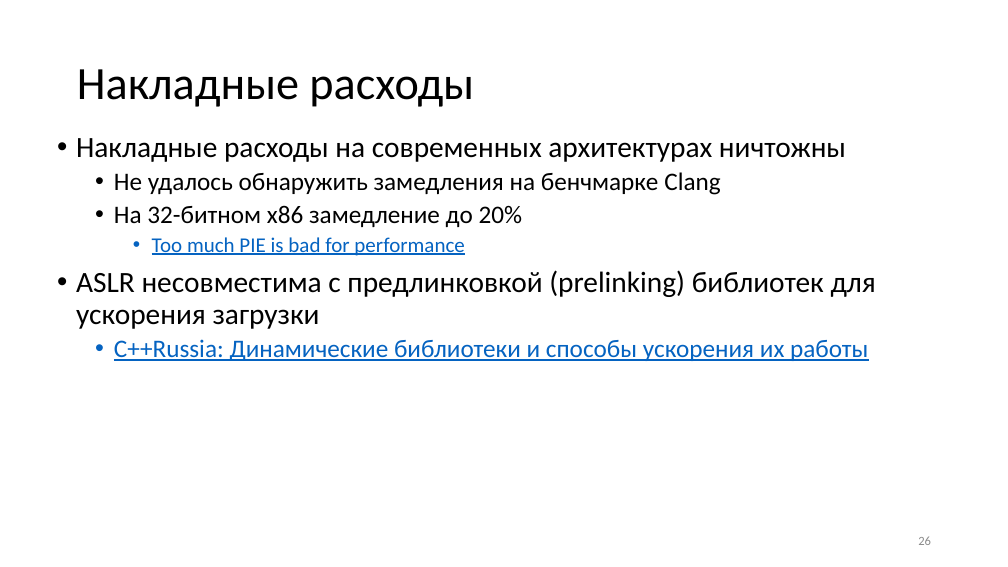
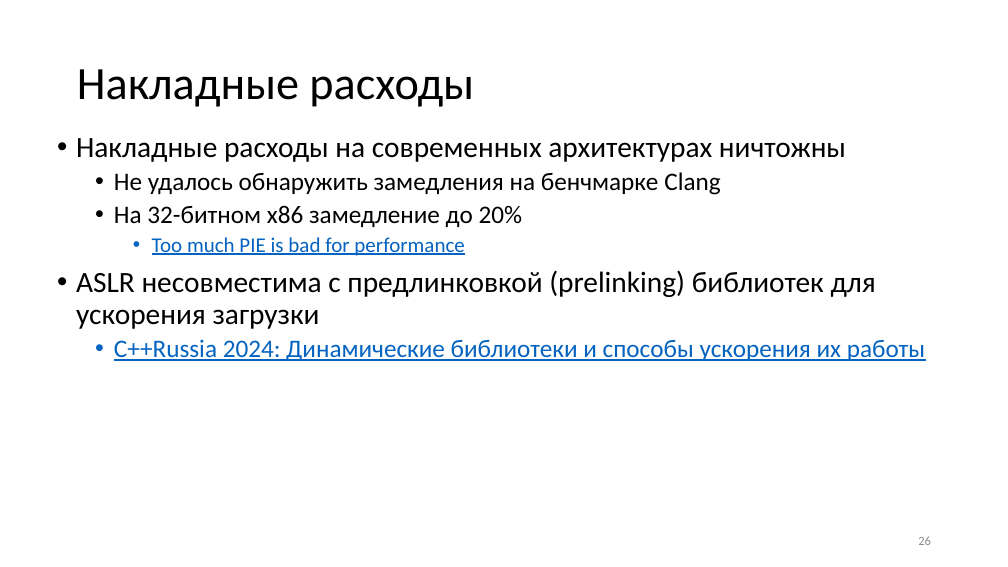
Before and after one commit to yugr/slides, a slide deck: slide 26 of CppZeroCost/2025/RU.pptx. Drawn at 1008x567 pixels with LibreOffice and Linux fonts; fonts in the diff are those of the drawing. Boxes give left, top, right and bottom in pixels: in the first picture for what was removed or moved away, otherwise in the second. Text is boxed around its words. In the diff, an @@ line names an element or a change of style, - is before the commit and + after.

```diff
--- a/CppZeroCost/2025/RU.pptx
+++ b/CppZeroCost/2025/RU.pptx
@@ text at (114, 339, 925, 361): text changed @@
-  • C++Russia: Динамические библиотеки и способы ускорения их работы
+  • C++Russia 2024: Динамические библиотеки и способы ускорения их работы
```
Also in this commit, not shown: 9 other slides changed, 1 slide added, 2 other files.
